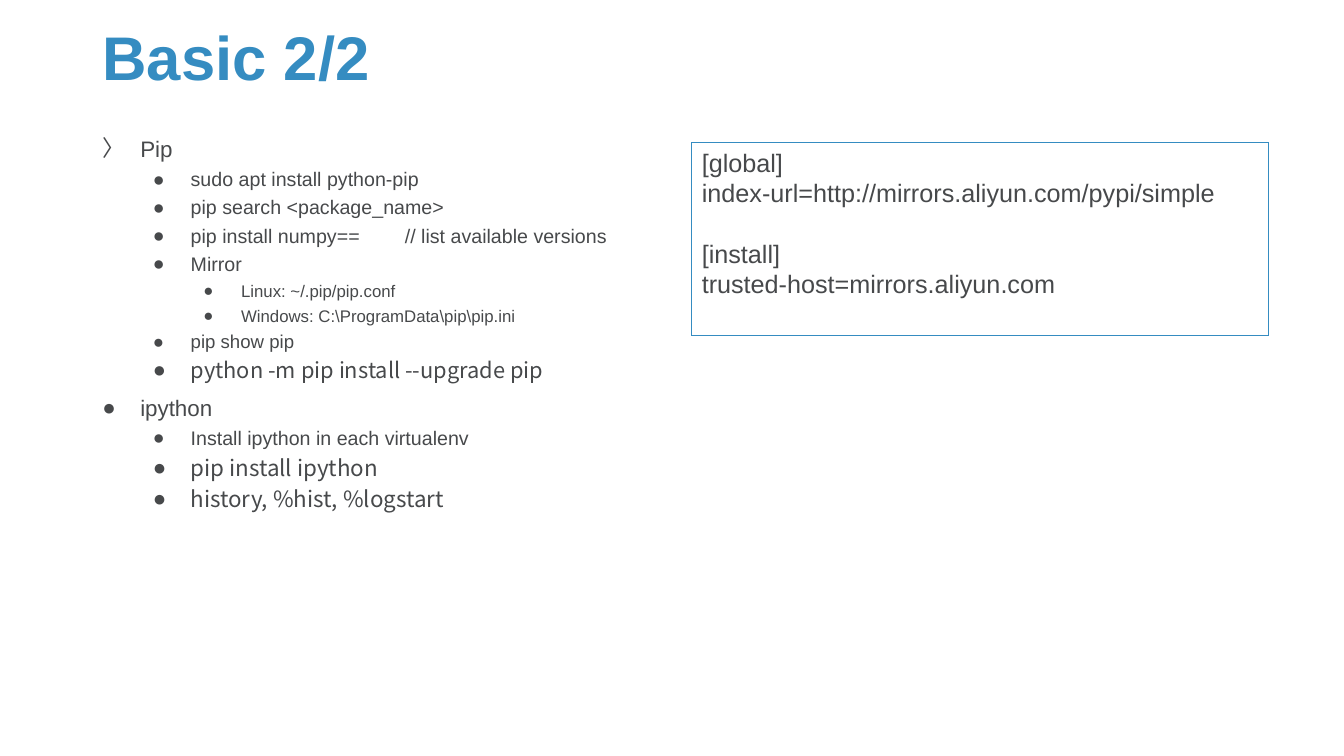
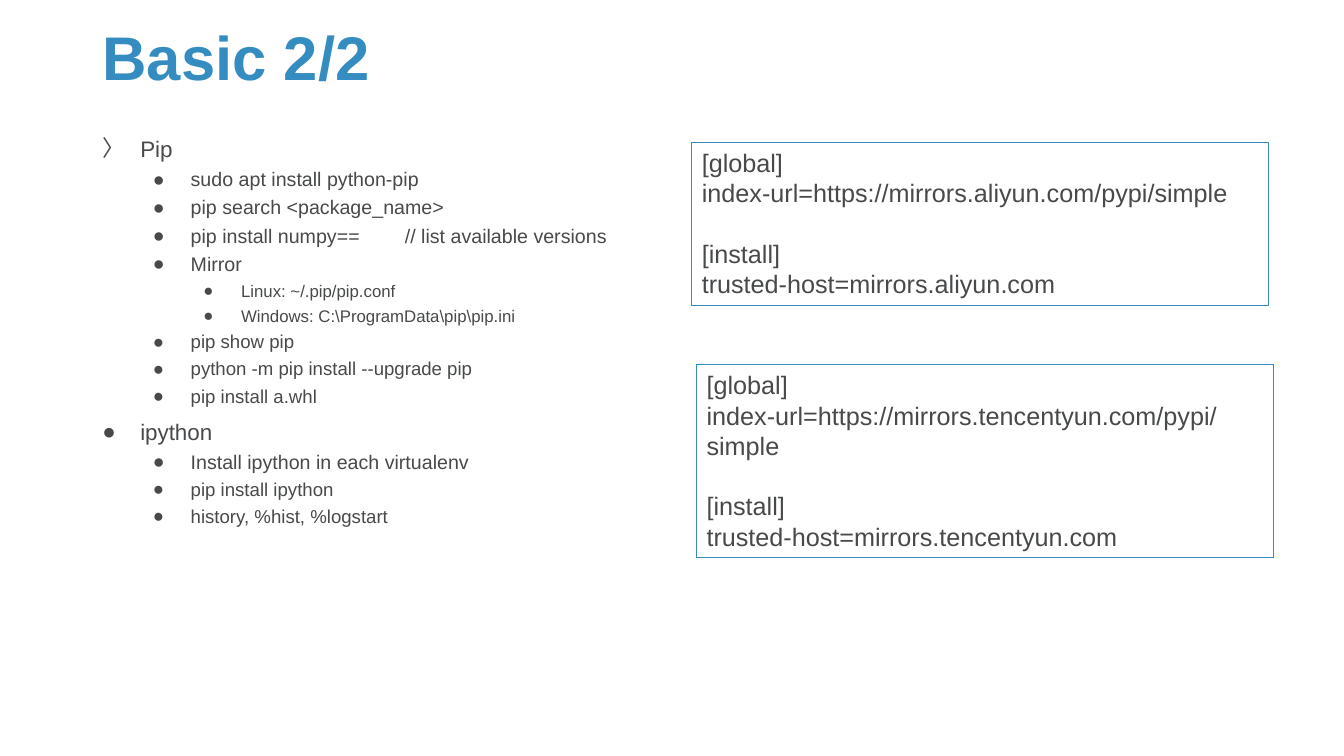
Before and after one commit to Sparks-Lu/TechNotes, a slide deck: slide 5 of Python/Python-Notes.pptx. Drawn at 1344x756 pixels with LibreOffice and Linux fonts; fonts in the diff are those of the drawing; background and template pictures are left out. Boxes give left, top, right and bottom in pixels: in the first picture for what was removed or moved away, otherwise in the second. Text is boxed around its words. In the diff, an @@ line names an element or a change of style, - is before the commit and + after.

```diff
--- a/Python/Python-Notes.pptx
+++ b/Python/Python-Notes.pptx
@@ rectangle "[global]" resized from (x1=692, y1=142, x2=1268, y2=336) to (x1=692, y1=142, x2=1268, y2=304) @@
@@ text in rectangle at (x1=702, y1=183, x2=1228, y2=208): text changed @@
-index-url=http://mirrors.aliyun.com/pypi/simple
+index-url=https://mirrors.aliyun.com/pypi/simple
@@ text at (x1=191, y1=389, x2=316, y2=407): paragraph added @@
+  ● pip install a.whl
@@ text at (x1=191, y1=361, x2=472, y2=527): size 15.6 to 13.3 pt in "python -m pip install --upgrade pip"; font Noto Sans CJK SC to Arial in "python -m pip install --upgrade pip", "pip install ipython", "history, %hist, %logstart"; size 16 to 13.3 pt in "pip install ipython", "history, %hist, %logstart" @@
@@ rectangle added at (x1=697, y1=365, x2=1273, y2=559), outline #358CC1 0.75 pt, 18 pt, text #47494B @@
+[global]
+index-url=https://mirrors.tencentyun.com/pypi/simple
+[install]
+trusted-host=mirrors.tencentyun.com
```
Also in this commit, not shown: 10 other slides changed, 19 slides added.
